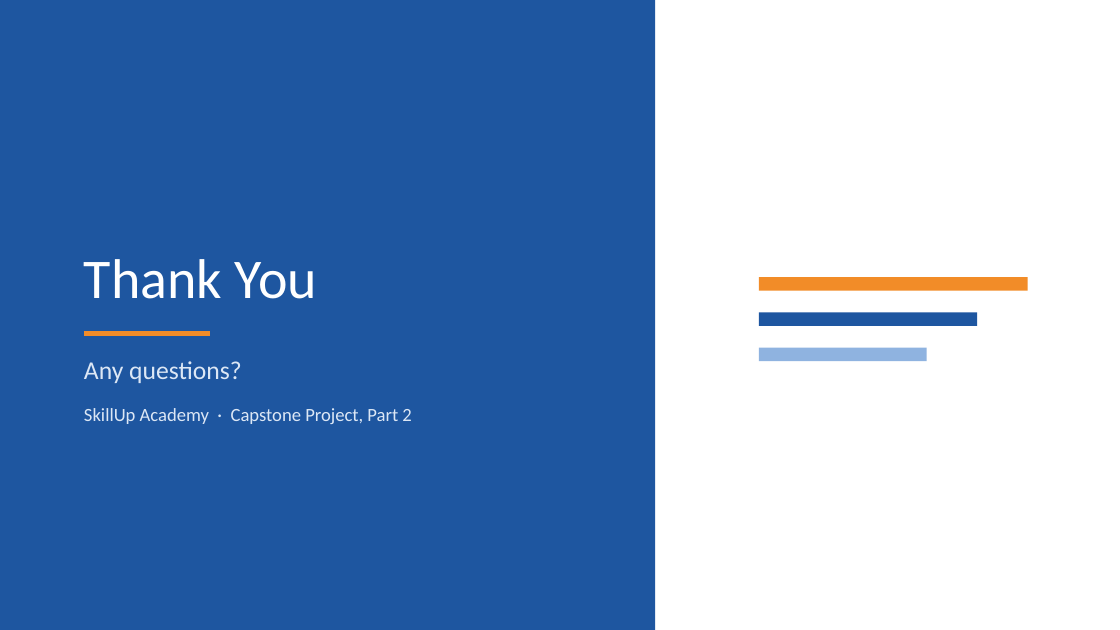
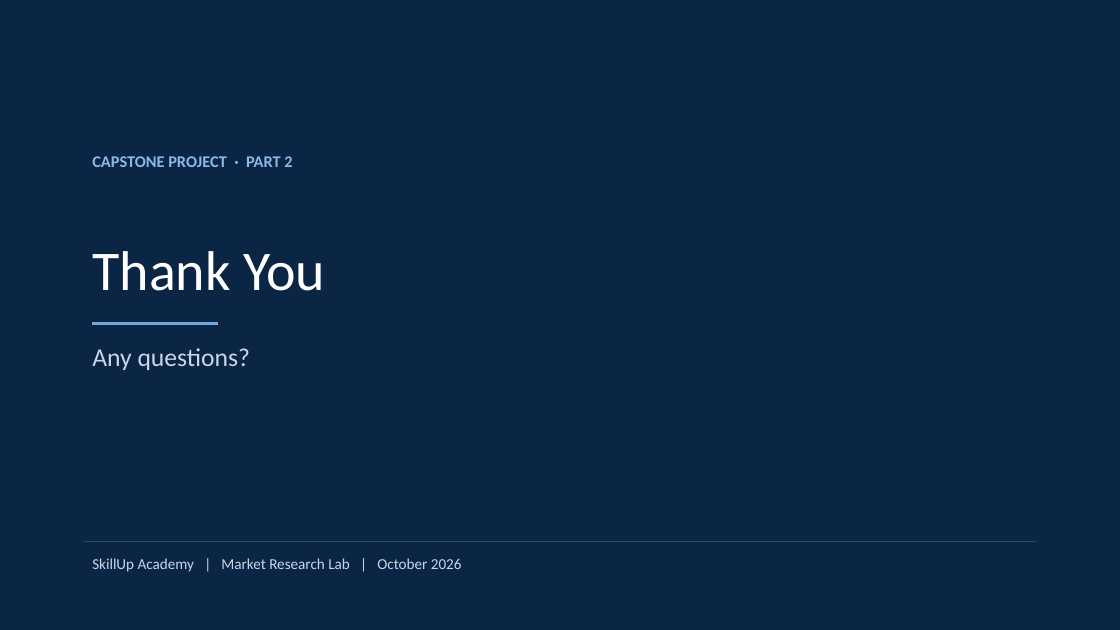
Before and after one commit to BadboyVee/BlackHoleeee, a slide deck: slide 16 of capstone/Customer_Analysis.pptx. Drawn at 1120x630 pixels with LibreOffice and Linux fonts; fonts in the diff are those of the drawing. Boxes give left, top, right and bottom in pixels: in the first picture for what was removed or moved away, otherwise in the second. Text is boxed around its words. In the diff, an @@ line names an element or a change of style, - is before the commit and + after.

```diff
--- a/capstone/Customer_Analysis.pptx
+++ b/capstone/Customer_Analysis.pptx
@@ background #FFFFFF to #0B2545 @@
@@ rectangle removed at [0,0,655,630] @@
@@ text added at [92,156,292,167], 14 pt, text #8DB8E8, bold @@
+CAPSTONE PROJECT · PART 2
@@ title "Thank You": place and size @@
-title "Thank You" at [84,259,317,299]
+title "Thank You" at [92,251,325,291]
@@ rectangle removed at [759,277,1028,291] @@
@@ line moved from (84, 334) - (210, 334) to (92, 323) - (218, 323) @@
@@ line (92, 323) - (218, 323): stroke #F28C28 4 pt to #6FA8DC 2.5 pt @@
@@ rectangle removed at [759,313,977,326] @@
@@ subtitle "Any questions?": place and size @@
-subtitle "Any questions?" at [84,361,411,424]
+subtitle "Any questions?" at [92,348,251,370]
@@ subtitle "Any questions?" at [92,348,251,370]: text colour #DCE7F5 to #C9D6E8; less space between paragraphs @@
@@ rectangle removed at [759,348,927,361] @@
@@ subtitle at [84,408,411,424]: paragraph removed @@
-SkillUp Academy · Capstone Project, Part 2
@@ line added from (84, 542) to (1036, 542), #2E4A6B 1 pt @@
@@ text added at [92,558,462,572], 13 pt, text #C9D6E8 @@
+SkillUp Academy | Market Research Lab | October 2026
```
Also in this commit, not shown: 15 other slides changed, 7 other files.
